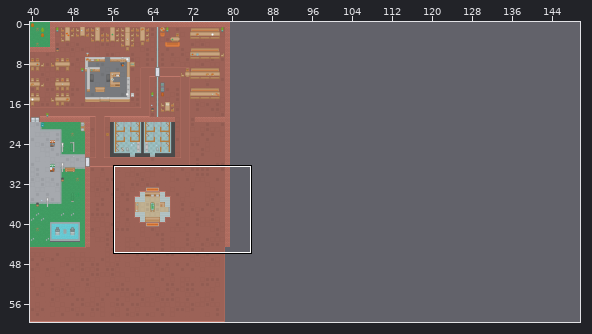
Two states of a Tiled map, app/assets/MapLib.tmx. Above, an overview of the earlier version with the close-up marked.
Close-up. Before:
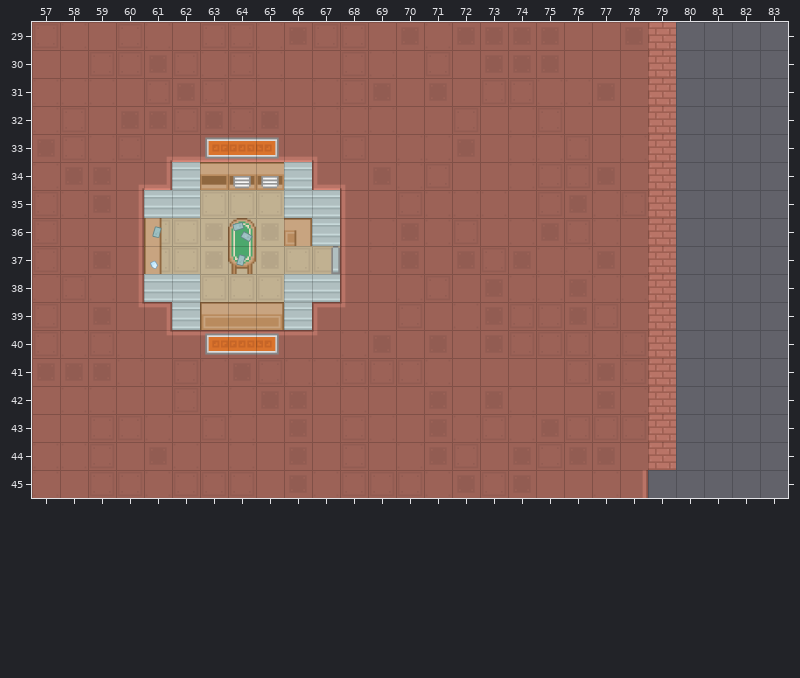
Cells are 64x64 px. Shown: x 57..83, y 29..45. The commit also changed other parts of the map, which this record leaves out.
After:
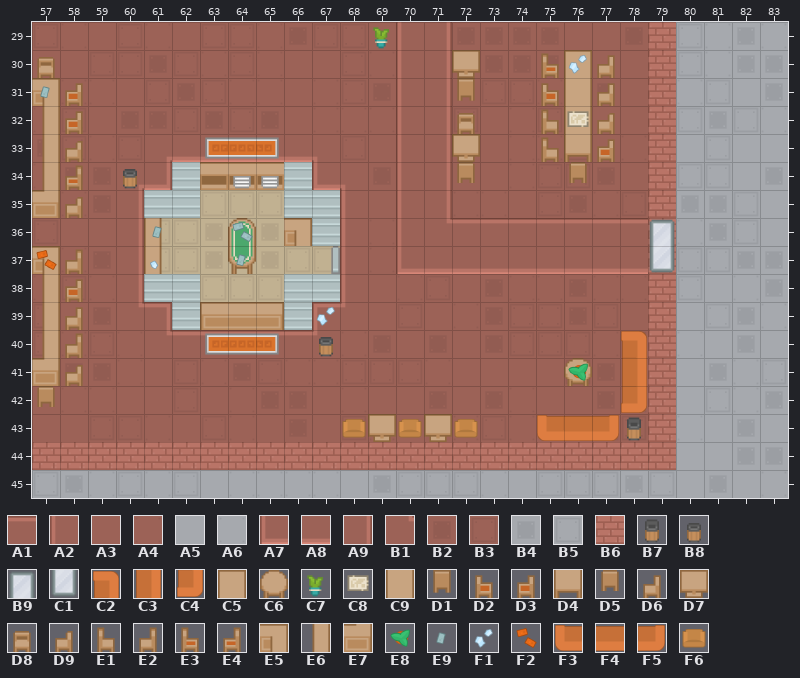
Key: from "City": A1 2, A2 3, A3 6, A4 7, A5 22, A6 23, A7 37, A8 39, A9 40, B1 41, B2 43, B3 44, B4 59, B5 60, B6 187, B7 497, B8 499, B9 696, C1 770; from "Custom": C2 1, C3 11, C4 21; from "Indoor": C5 5, C6 7, C7 17, C8 18, C9 31, D1 53, D2 54, D3 55, D4 57, D5 79, D6 107, D7 111, D8 130, D9 133, E1 158, E2 159, E3 184, E4 185, E5 351, E6 377, E7 429; from "Shooter": E8 133, E9 262, F1 263, F2 288, F3 473, F4 474, F5 475, F6 527.
__ is an empty cell, .. an unchanged one.
The exact change:
--- layer "Ground"
@@ x 57..83 @@
-29 .. .. .. .. .. .. .. .. .. .. .. .. .. B2 A4 .. .. .. .. .. .. .. .. __ __ __ __
-30 .. .. .. .. .. .. .. .. .. .. .. .. .. A3 B3 .. .. .. .. .. .. .. .. __ __ __ __
-31 .. .. .. .. .. .. .. .. .. .. .. .. .. A3 B2 .. .. .. .. .. .. .. .. __ __ __ __
-32 .. .. .. .. .. .. .. .. .. .. .. .. .. A3 A3 .. .. .. .. .. .. .. .. __ __ __ __
-33 .. .. .. .. .. .. .. .. .. .. .. .. .. A4 A4 .. .. .. .. .. .. .. .. __ __ __ __
-34 .. .. .. .. .. .. .. .. .. .. .. .. .. A4 B3 .. .. .. .. .. .. .. .. __ __ __ __
-35 .. .. .. .. .. .. .. .. .. .. .. .. .. B3 A4 .. .. .. .. .. .. .. .. __ __ __ __
-36 .. .. .. .. .. .. .. .. .. .. .. .. .. B2 A4 B3 A3 A4 B2 B3 A4 A3 .. __ __ __ __
-37 .. .. .. .. .. .. .. .. .. .. .. .. .. B2 A3 B2 B3 B2 A4 A4 B2 A3 .. __ __ __ __
-38 .. .. .. .. .. .. .. .. .. .. .. .. .. .. .. .. .. .. .. .. .. .. .. __ __ __ __
-39 .. .. .. .. .. .. .. .. .. .. .. .. .. .. .. .. .. .. .. .. .. .. .. __ __ __ __
-40 .. .. .. .. .. .. .. .. .. .. .. .. .. .. .. .. .. .. .. .. .. .. .. __ __ __ __
-41 .. .. .. .. .. .. .. .. .. .. .. .. .. .. .. .. .. .. .. .. .. .. .. __ __ __ __
-42 .. .. .. .. .. .. .. .. .. .. .. .. .. .. .. .. .. .. .. .. .. .. .. __ __ __ __
-43 .. .. .. .. .. .. .. .. .. .. .. .. .. .. .. .. .. .. .. .. .. .. .. __ __ __ __
-44 A4 A4 B3 A3 B2 A4 A3 A4 A3 B2 A3 B3 A3 A4 B2 B3 A3 B2 B3 B2 B2 A3 .. __ __ __ __
-45 A4 A3 B3 B3 A4 B3 B3 B3 A3 B2 A4 B3 B3 B3 A4 B2 B3 B2 A3 A3 A4 A9 __ __ __ __ __
+29 .. .. .. .. .. .. .. .. .. .. .. .. .. A2 A9 .. .. .. .. .. .. .. .. B5 A6 B4 A6
+30 .. .. .. .. .. .. .. .. .. .. .. .. .. A2 A9 .. .. .. .. .. .. .. .. B5 A6 B4 B4
+31 .. .. .. .. .. .. .. .. .. .. .. .. .. A2 A9 .. .. .. .. .. .. .. .. A6 B5 A5 B4
+32 .. .. .. .. .. .. .. .. .. .. .. .. .. A2 A9 .. .. .. .. .. .. .. .. B5 B4 B5 A6
+33 .. .. .. .. .. .. .. .. .. .. .. .. .. A2 A9 .. .. .. .. .. .. .. .. A5 B5 A5 A5
+34 .. .. .. .. .. .. .. .. .. .. .. .. .. A2 A9 .. .. .. .. .. .. .. .. B5 B5 A5 B4
+35 .. .. .. .. .. .. .. .. .. .. .. .. .. A2 A9 .. .. .. .. .. .. .. .. B4 B4 B5 A5
+36 .. .. .. .. .. .. .. .. .. .. .. .. .. A2 B1 A1 A1 A1 A1 A1 A1 A1 .. A6 B4 B5 A5
+37 .. .. .. .. .. .. .. .. .. .. .. .. .. A7 A8 A8 A8 A8 A8 A8 A8 A8 .. B5 B5 B4 B4
+38 .. .. .. .. .. .. .. .. .. .. .. .. .. .. .. .. .. .. .. .. .. .. .. B5 A5 A6 B4
+39 .. .. .. .. .. .. .. .. .. .. .. .. .. .. .. .. .. .. .. .. .. .. .. A5 B5 B4 A6
+40 .. .. .. .. .. .. .. .. .. .. .. .. .. .. .. .. .. .. .. .. .. .. .. A6 A5 B4 A5
+41 .. .. .. .. .. .. .. .. .. .. .. .. .. .. .. .. .. .. .. .. .. .. .. A5 B4 A6 B5
+42 .. .. .. .. .. .. .. .. .. .. .. .. .. .. .. .. .. .. .. .. .. .. .. A5 B5 A6 B4
+43 .. .. .. .. .. .. .. .. .. .. .. .. .. .. .. .. .. .. .. .. .. .. .. A6 A5 B4 A5
+44 B6 B6 B6 B6 B6 B6 B6 B6 B6 B6 B6 B6 B6 B6 B6 B6 B6 B6 B6 B6 B6 B6 .. A5 A5 B4 B4
+45 B5 B4 A6 B5 A6 B5 A5 A6 A6 A6 A6 A5 B4 B5 B5 B5 A6 A5 B5 B5 B5 B4 B5 A5 B4 A5 A6
--- layer "Environment"
@@ x 60..60 @@
-34 __
+34 B8
@@ x 67..67 @@
-40 __
+40 B8
@@ x 69..71 @@
-43 __ .. __
+43 D7 .. D7
--- layer "Doors"
@@ x 79..79 @@
-36 __
-37 __
+36 B9
+37 C1
--- layer "Tables"
@@ x 57..77 @@
-30 __ .. .. .. .. .. .. .. .. .. .. .. .. .. .. __ .. .. __ __ __
-31 __ __ .. .. .. .. .. .. .. .. .. .. .. .. .. __ .. .. __ __ __
-32 __ __ .. .. .. .. .. .. .. .. .. .. .. .. .. __ .. .. __ __ __
-33 __ __ .. .. .. .. .. .. .. .. .. .. .. .. .. __ .. .. __ __ __
-34 __ __ .. .. .. .. .. .. .. .. .. .. .. .. .. __ .. .. .. __ ..
-35 __ __ .. .. .. .. .. .. .. .. .. .. .. .. .. .. .. .. .. .. ..
+30 D8 .. .. .. .. .. .. .. .. .. .. .. .. .. .. D7 .. .. E3 C5 D6
+31 E5 D3 .. .. .. .. .. .. .. .. .. .. .. .. .. D1 .. .. D2 C9 D6
+32 E6 D3 .. .. .. .. .. .. .. .. .. .. .. .. .. D8 .. .. E1 C9 D9
+33 E6 D9 .. .. .. .. .. .. .. .. .. .. .. .. .. D7 .. .. E1 D4 D3
+34 E6 E4 .. .. .. .. .. .. .. .. .. .. .. .. .. D5 .. .. .. D5 ..
+35 E7 D9 .. .. .. .. .. .. .. .. .. .. .. .. .. .. .. .. .. .. ..
@@ x 57..78 @@
-37 __ __ .. .. .. .. .. .. .. .. .. .. .. .. .. .. .. .. .. .. .. ..
-38 __ __ .. .. .. .. .. .. .. .. .. .. .. .. .. .. .. .. .. .. .. ..
-39 __ __ .. .. .. .. .. .. .. .. .. .. .. .. .. .. .. .. .. .. .. ..
-40 __ __ .. .. .. .. .. .. .. .. .. .. .. .. .. .. .. .. .. .. .. __
-41 __ __ .. .. .. .. .. .. .. .. .. .. .. .. .. .. .. .. .. __ .. __
-42 __ .. .. .. .. .. .. .. .. .. .. .. .. .. .. .. .. .. .. .. .. __
-43 .. .. .. .. .. .. .. .. .. .. .. __ .. __ .. __ .. .. __ __ __ __
+37 E5 E2 .. .. .. .. .. .. .. .. .. .. .. .. .. .. .. .. .. .. .. ..
+38 E6 D3 .. .. .. .. .. .. .. .. .. .. .. .. .. .. .. .. .. .. .. ..
+39 E6 D6 .. .. .. .. .. .. .. .. .. .. .. .. .. .. .. .. .. .. .. ..
+40 E6 E2 .. .. .. .. .. .. .. .. .. .. .. .. .. .. .. .. .. .. .. C2
+41 E7 D9 .. .. .. .. .. .. .. .. .. .. .. .. .. .. .. .. .. C6 .. C3
+42 D5 .. .. .. .. .. .. .. .. .. .. .. .. .. .. .. .. .. .. .. .. C4
+43 .. .. .. .. .. .. .. .. .. .. .. F6 .. F6 .. F6 .. .. F3 F4 F5 B7
--- layer "Ontop"
@@ x 57..76 @@
-29 .. .. .. .. .. .. .. .. .. .. .. .. __ .. .. .. .. .. .. ..
-30 .. .. .. .. .. .. .. .. .. .. .. .. .. .. .. .. .. .. .. __
-31 __ .. .. .. .. .. .. .. .. .. .. .. .. .. .. .. .. .. .. ..
-32 .. .. .. .. .. .. .. .. .. .. .. .. .. .. .. .. .. .. .. __
+29 .. .. .. .. .. .. .. .. .. .. .. .. C7 .. .. .. .. .. .. ..
+30 .. .. .. .. .. .. .. .. .. .. .. .. .. .. .. .. .. .. .. F1
+31 E9 .. .. .. .. .. .. .. .. .. .. .. .. .. .. .. .. .. .. ..
+32 .. .. .. .. .. .. .. .. .. .. .. .. .. .. .. .. .. .. .. C8
@@ x 57..57 @@
-37 __
+37 F2
@@ x 67..67 @@
-39 __
+39 F1
@@ x 76..76 @@
-41 __
+41 E8
Boxes around the changes in both close-ups, in picture pixels (x1, y1, x2, y2):
changed: (32, 22, 788, 498)
